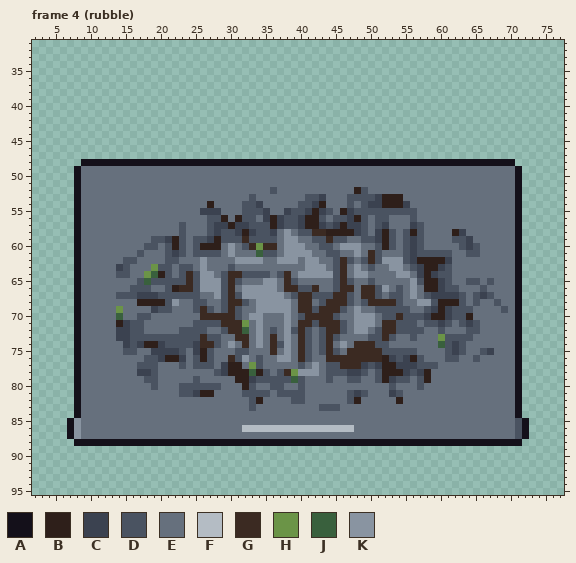
Pixel-art file -- art/structures/town_temple.aseprite. Above, as it was before the edit.
80x96 pixels, 4 frames. Colours within 5 levels of each other are drawn and written as one. Shown: frame 4 (rubble): x 2..77, y 31..95. The commit also changed other frames, which this record leaves out.
Palette (. is transparent): A #14101a  B #2e1f1a  C #3b4250  D #4a5361  E #66707d  F #b4bcc4  G #3b2a22  H #6b9447  J #39603d  K #8994a1
After the commit:
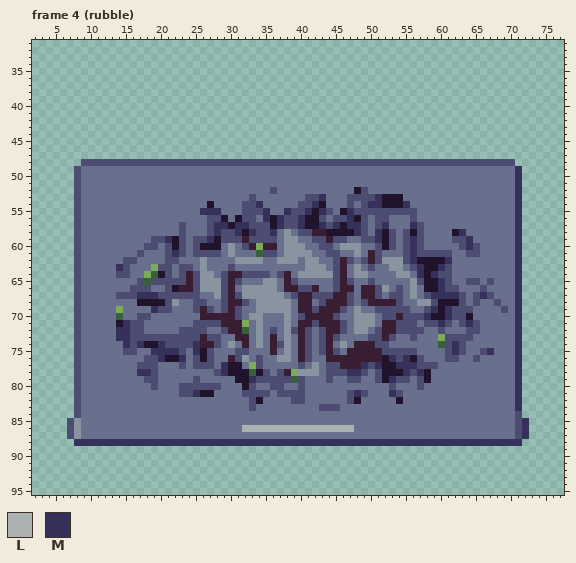
Colours new in this view: L #aab1b0  M #36315b
Edits made:
colour B: #2e1f1a -> #22132c
colour D: #4a5361 -> #4d4d73
colour E: #66707d -> #69708d
colour G: #3b2a22 -> #391d32
colour H: #6b9447 -> #7eab58
Changed rows in their new state; - is a pixel that keeps its letter.
Frame 4 (rubble):
first column x 7:
48 --DDDDDDDDDDDDDDDDDDDDDDDDDDDDDDDDDDDDDDDDDDDDDDDDDDDDDDDDDDDDDD--
49 -D--------------------------------------------------------------M-
50 -D--------------------------------------------------------------M-
51 -D--------------------------------------------------------------M-
52 -D--------------------------------------------------------------M-
53 -D----------------------------------M-------M-------------------M-
54 -D-------------------------M-------M-------MM---M---------------M-
55 -D-----------------MMM------M--M--M-M---M-----------------------M-
56 -D--------------------------M-M--M------M-----------------------M-
57 -D-------------------MM-MM----M--M--M-M-MM---M---M--------------M-
58 -D-------------------M--M-M--M-----------M--M-----------M-------M-
59 -D------------M-----M-----------------------M----M-------M------M-
60 -D-----------------------------------------------M-------M------M-
61 -D-------------M---------------------------------M--------------M-
62 -D-----------------------------------------------M----M---------M-
63 -D-----M------------------------------------------M--M----------M-
64 -D------------------------------------------------M-M-----------M-
65 -D---------------------------------------------------M----------M-
66 -D---------------------------------------------------M----------M-
67 -D--------MMM---------------------------------------MMMM---M----M-
68 -D--------------------------------------------------------------M-
69 -D----------M---------------------------------------M-M---------M-
70 -D-------------------------------------------------M--M---------M-
71 -D------M--------------------------------------------M---M------M-
72 -D-----MM-------------------------------------------------------M-
73 -D-----MM-------------------------------------------------------M-
74 -D------M-M--M----M------------------------------------M--------M-
75 -D----------MMMM--M------------------------------------M----M---M-
76 -D-----------M--M-----------------------------M-M---------------M-
77 -D--------------------M-------------------M-M--MMM--------------M-
78 -D--------MM----------M-----------------MM------M-M-------------M-
79 -D------------------------M-------------------M-----------------M-
80 -D--------------------------------------------------------------M-
81 -D----------------M----------------------M----M-----------------M-
82 -D--------------------------------------------------------------M-
83 -D--------------------------------------------------------------M-
84 -D--------------------------------------------------------------D-
85 D----------------------------------------------------------------M
86 D------------------------LLLLLLLLLLLLLLLL------------------------M
87 D----------------------------------------------------------------M
88 -MMMMMMMMMMMMMMMMMMMMMMMMMMMMMMMMMMMMMMMMMMMMMMMMMMMMMMMMMMMMMMMM-
Changed places in both pictures, as pixel boxes (x1, y1, x2, y2):
changed: (67, 159, 529, 446)
